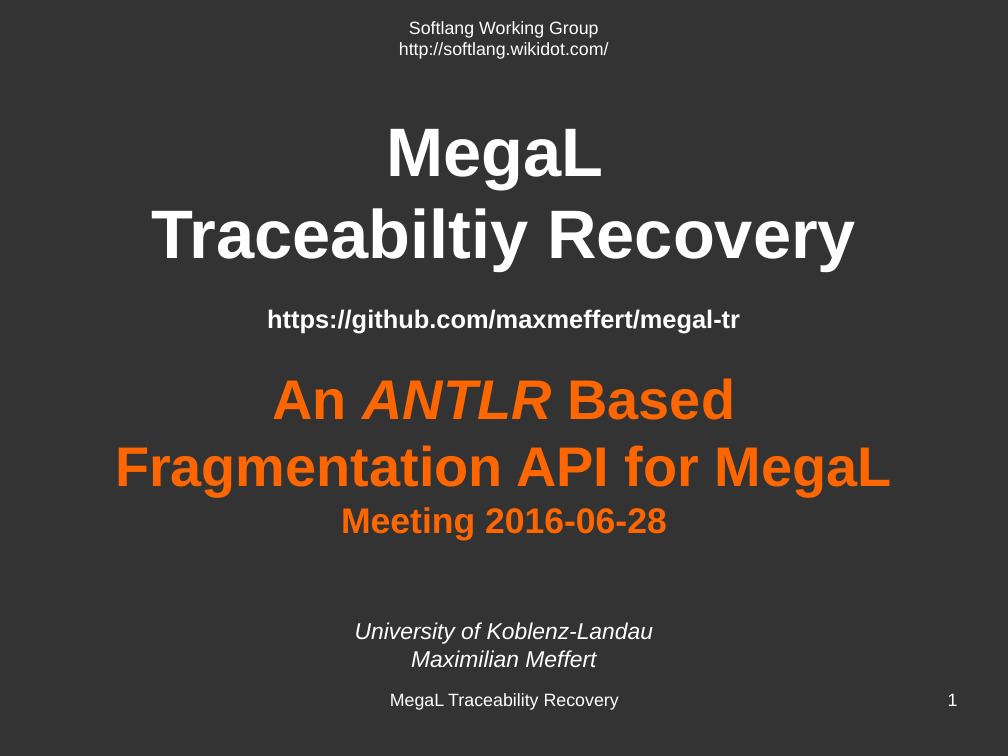
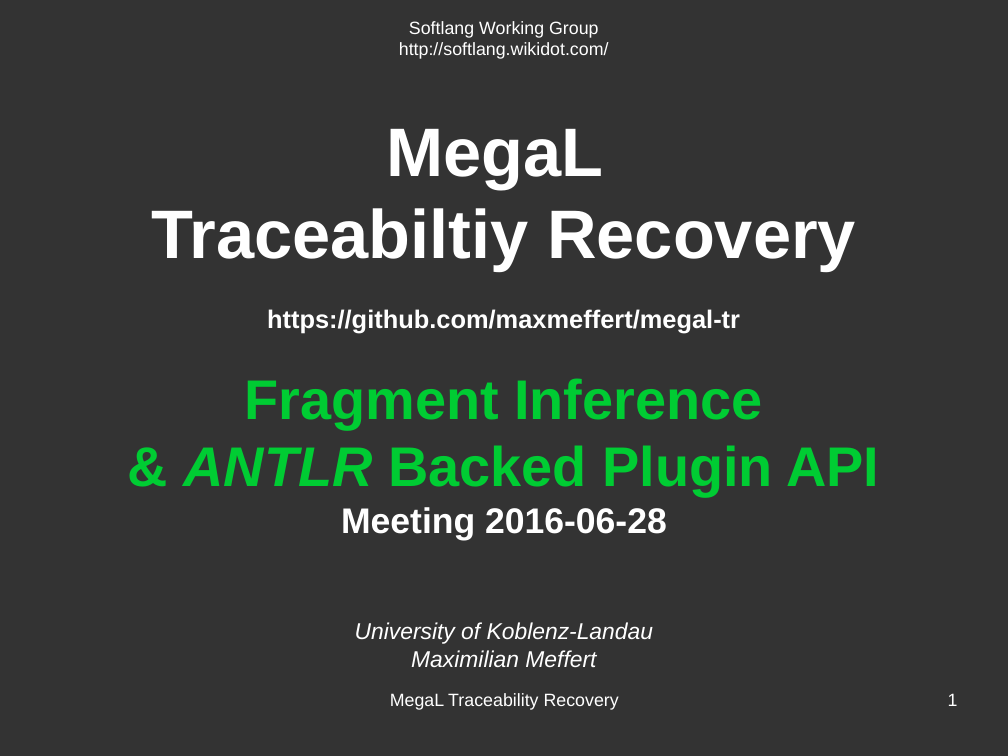
Before and after one commit to hayasam/megal-tr, a slide deck: slide 1 of slides/meeting-2016-06-28/meeting-2016-06-28.odp. Drawn at 1008x756 pixels with LibreOffice and Linux fonts; fonts in the diff are those of the drawing. Boxes give left, top, right and bottom in pixels: in the first picture for what was removed or moved away, otherwise in the second. Text is boxed around its words. In the diff, an @@ line names an element or a change of style, - is before the commit and + after.

```diff
--- a/slides/meeting-2016-06-28/meeting-2016-06-28.odp
+++ b/slides/meeting-2016-06-28/meeting-2016-06-28.odp
@@ subtitle at [183, 378, 879, 496]: text changed; text colour #FF6600 to #00CC33 @@
-An ANTLR Based
-Fragmentation API for MegaL
+Fragment Inference
+& ANTLR Backed Plugin API
@@ subtitle at [341, 507, 667, 540]: text colour #FF6600 to #FFFFFF in "Meeting 2016-06-28" @@
```
Also in this commit, not shown: 8 other slides changed, 1 slide added, 6 other files.
